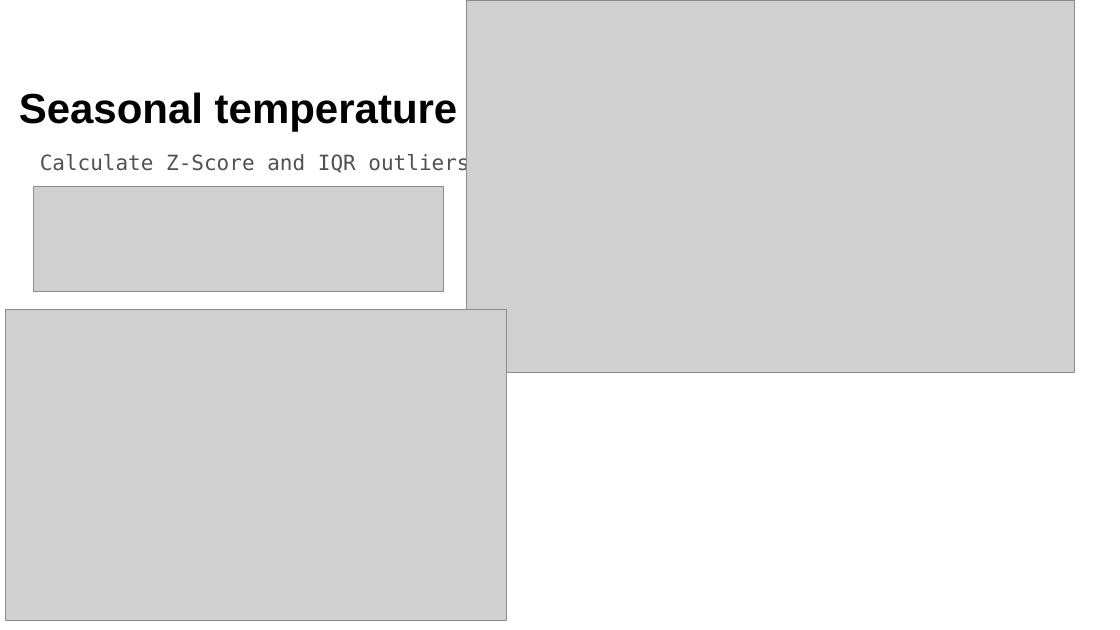
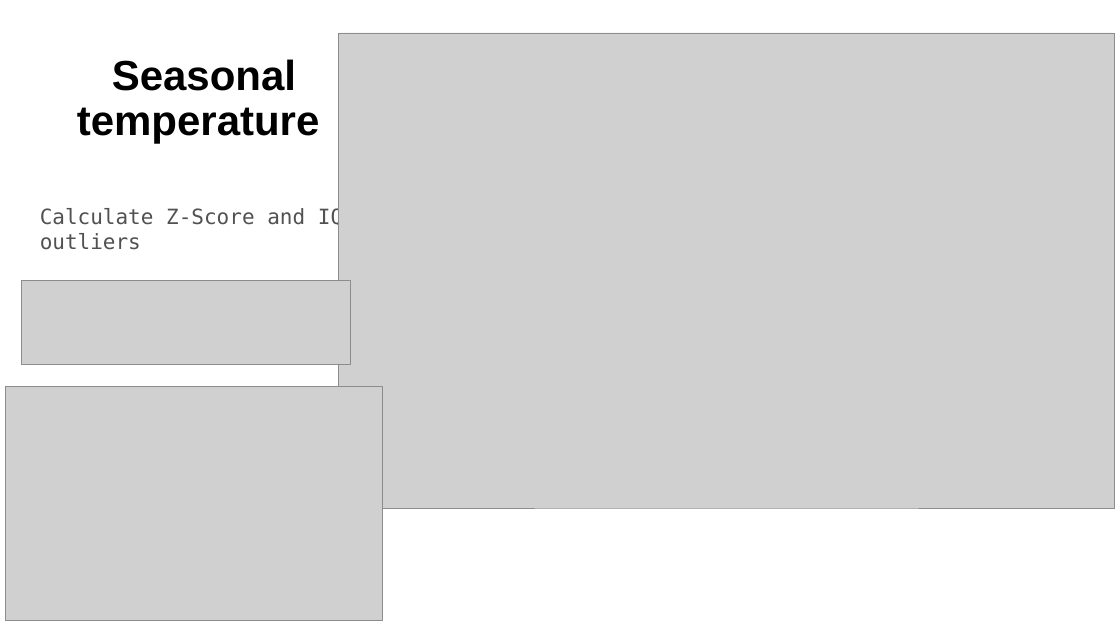
Before and after one commit to mhejazi1989/Final_Project_CMSC6950, a slide deck: slide 5 of Presentation_finalproject_MH_Nov2024.pptx. Drawn at 1120x630 pixels with LibreOffice and Linux fonts; fonts in the diff are those of the drawing; grey boxes stand for pictures. Boxes give left, top, right and bottom in pixels: in the first picture for what was removed or moved away, otherwise in the second. Text is boxed around its words. In the diff, an @@ line names an element or a change of style, - is before the commit and + after.

```diff
--- a/Presentation_finalproject_MH_Nov2024.pptx
+++ b/Presentation_finalproject_MH_Nov2024.pptx
@@ title "Seasonal temperature" rewrapped from [19,92,458,131] to [77,59,320,143] @@
@@ picture: place and size @@
-picture at [467,0,1075,372]
+picture at [339,33,1115,508]
@@ text "Calculate Z-Score and IQR outliers" rewrapped from [40,153,469,175] to [40,207,356,250] @@
@@ picture: place and size @@
-picture at [34,186,444,291]
+picture at [21,281,350,365]
@@ picture: place and size @@
-picture at [5,310,506,621]
+picture at [5,386,382,620]
```
Also in this commit, not shown: 4 other slides changed, 2 slides added, 2 slides removed, 6 other files.
